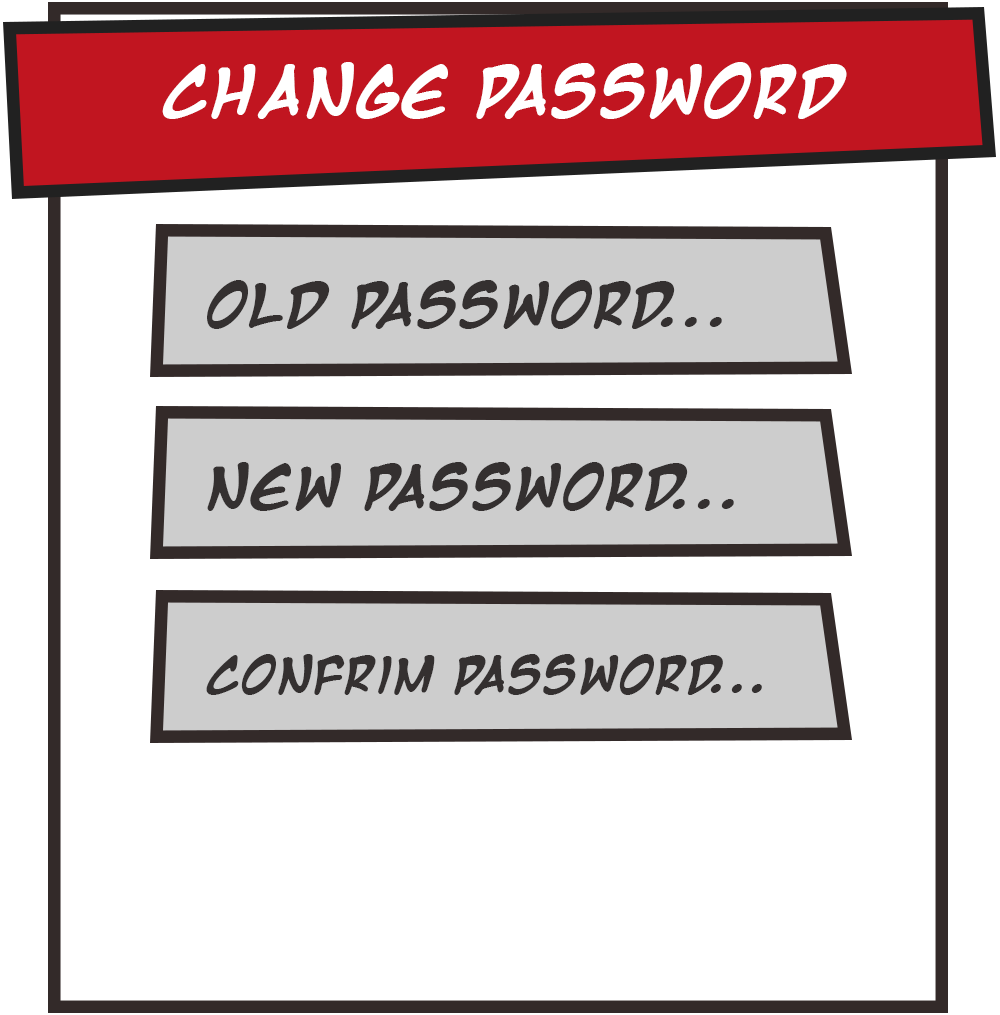
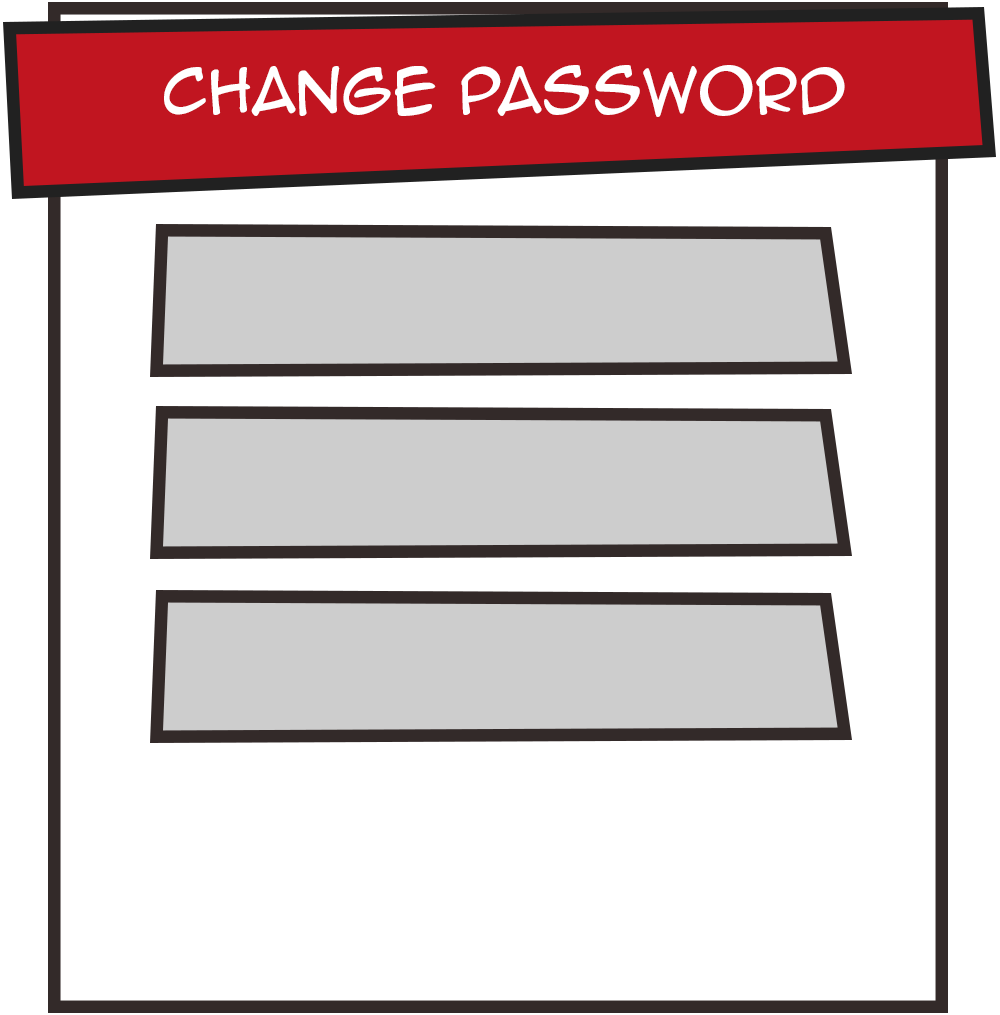
Two versions of the same layered image (1000x1015). Layer-by-layer changes:
painted on "Change Password Title" over bbox(162, 62, 847, 119)
hid "Con Pass", painted on it over bbox(206, 654, 762, 695)
hid "New Pass", painted on it over bbox(207, 462, 734, 511)
hid "Old Password...", painted on it over bbox(207, 280, 722, 329)
